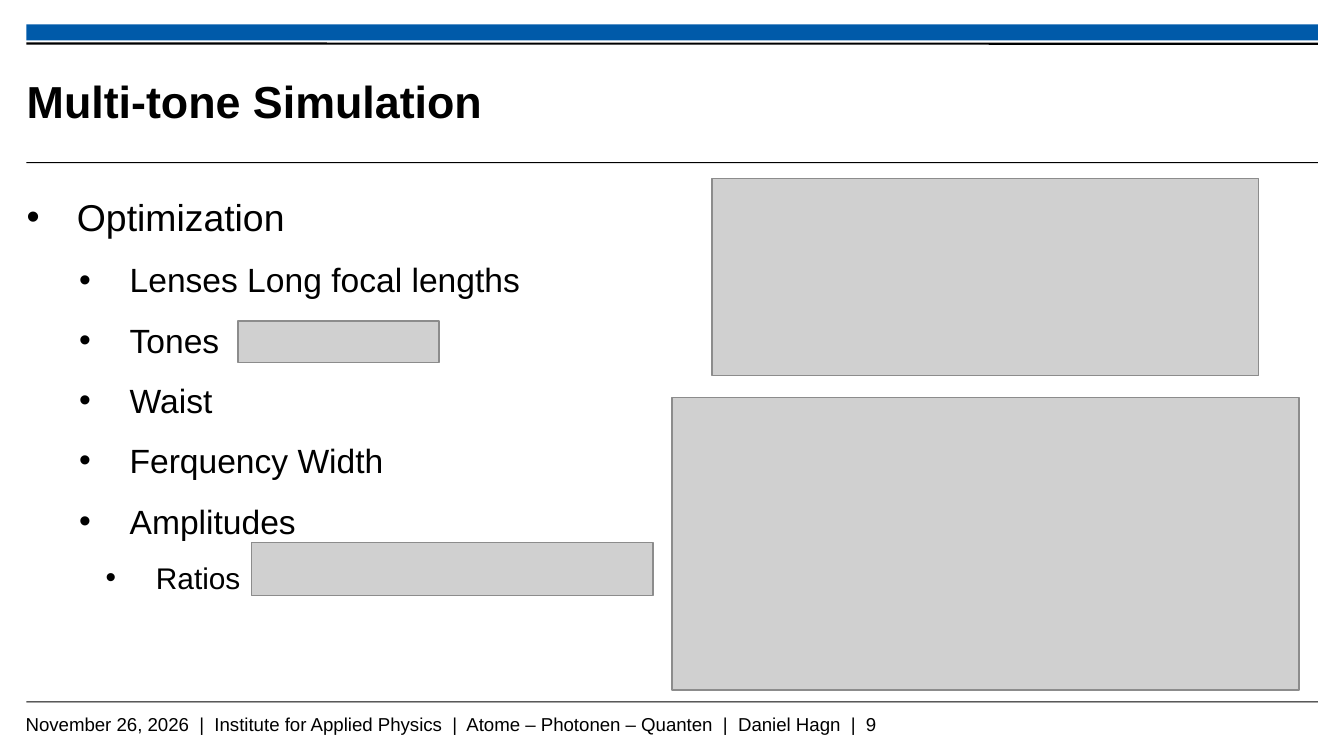
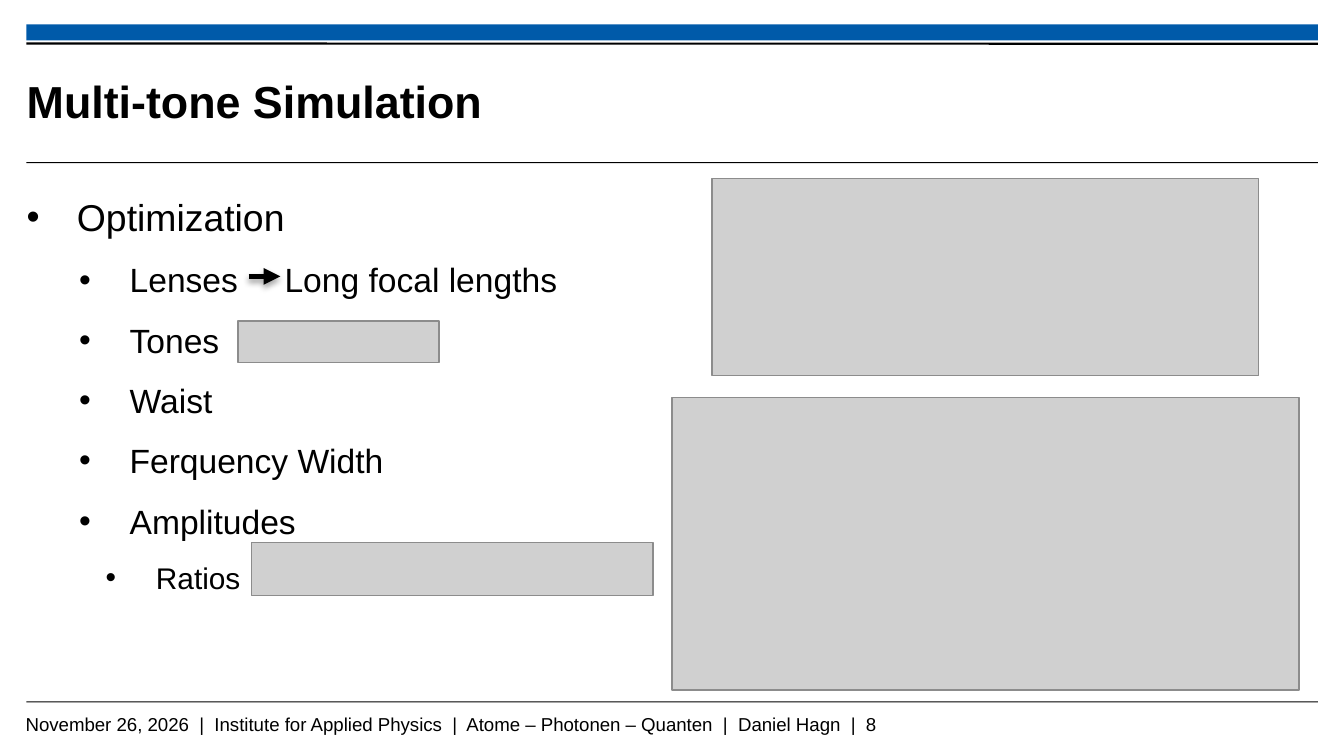
Before and after one commit to Daniel-Hagn-physik/Masterthesis_Backup, a slide deck: slide 8 of Hagn_Daniel_Mastervortrag.pptx (slide 9 before the commit). Drawn at 1344x756 pixels with LibreOffice and Linux fonts; fonts in the diff are those of the drawing; grey boxes stand for pictures; background and template pictures are left out. Boxes give left, top, right and bottom in pixels: in the first picture for what was removed or moved away, otherwise in the second. Text is boxed around its words. In the diff, an @@ line names an element or a change of style, - is before the commit and + after.

```diff
--- a/Hagn_Daniel_Mastervortrag.pptx
+++ b/Hagn_Daniel_Mastervortrag.pptx
@@ text "Optimization" rewrapped from [77, 204, 520, 590] to [77, 204, 384, 590] @@
@@ arrow added from (249, 277) to (281, 277), #000000 3 pt @@
@@ text at [26, 717, 876, 735]: text changed @@
-November 26, 2026 | Institute for Applied Physics | Atome – Photonen – Quanten | Daniel Hagn | 9
+November 26, 2026 | Institute for Applied Physics | Atome – Photonen – Quanten | Daniel Hagn | 8
```
Also in this commit, not shown: 7 other slides changed, 3 slides added.
